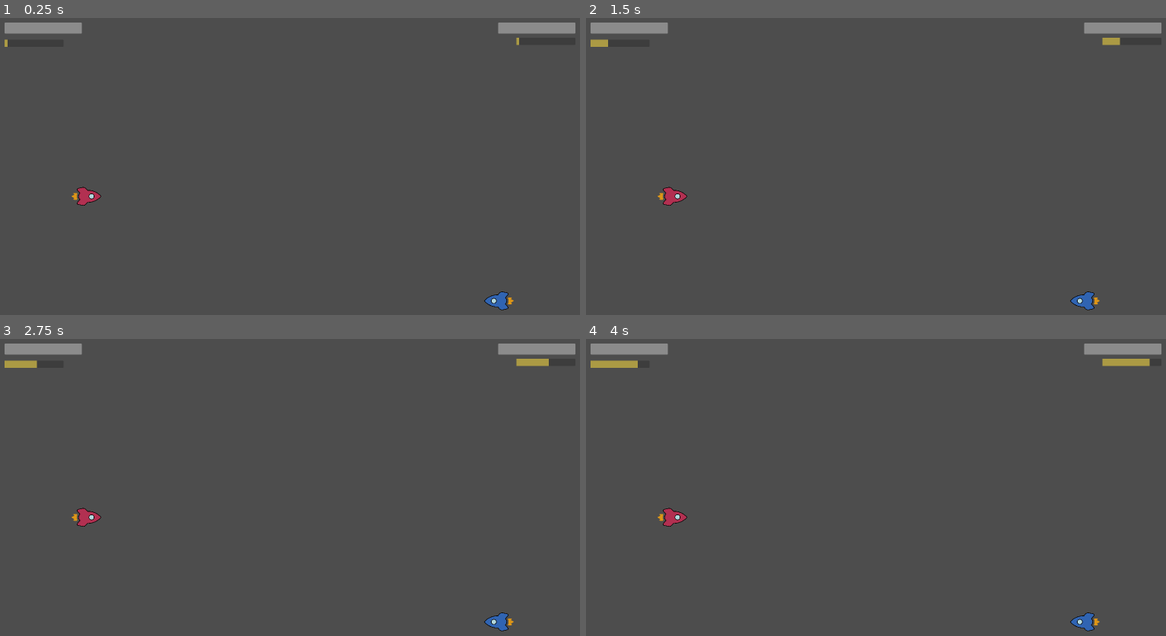
Above: before the commit, frames 1-4 (two rows, left to right).
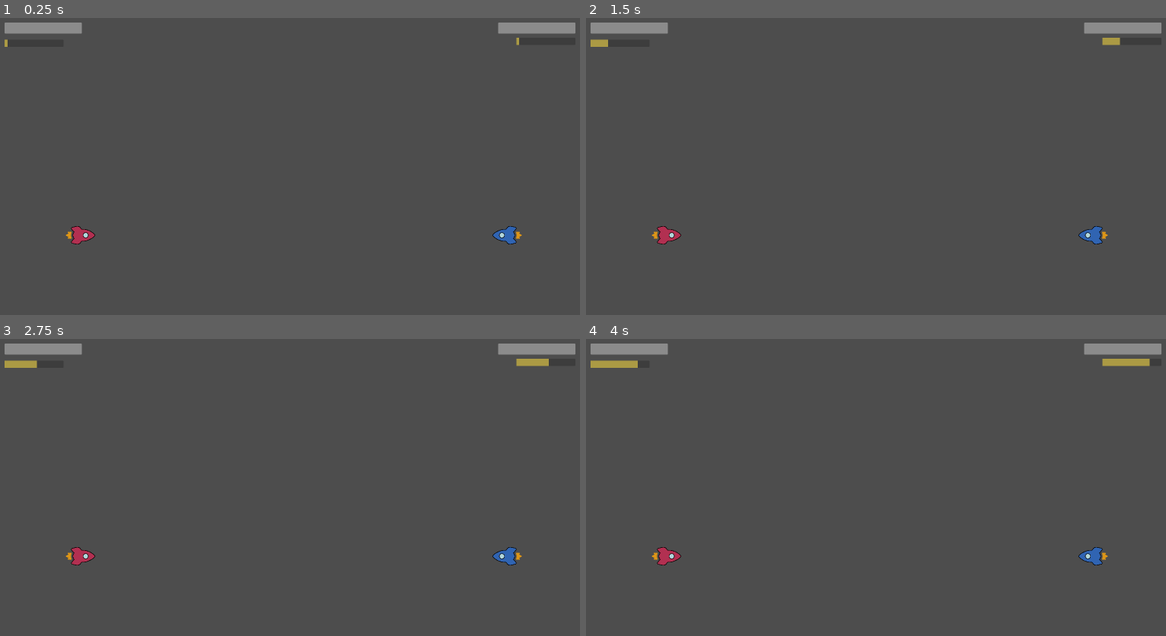
Above: after the commit, the same moments.

Repository: RajwolChapagain/Arcade-Game
Game: Godot game, scene res://main.tscn
The game is run twice, just before and just after one commit, with the same random seed, the same clock (stepped at 60 frames per second) and the same inputs. The engine's default icon, where the game draws it, is replaced by a stand-in: a white triangle on a blue panel in a dark square.
Inputs:
- Up to frame 1 (0.25 s): no input
- Up to frame 2 (1.5 s): tap Enter at 0.5 s; tap Space at 1.25 s
- Up to frame 3 (2.75 s): tap Enter at 2 s
- Up to frame 4 (4 s): tap Space at 2.75 s; tap Enter at 3.5 s

The runs differ from the first frame. In frame 1, 0.7% of the frame differs, in the area x 11-91%, y 56-99%; in frame 2, 0.7%; in frame 3, 0.7%; in frame 4, 0.7%.

Commit message:
Make bullets destroy each other and not collide with self

Diff:
--- a/bullet/bullet.gd
+++ b/bullet/bullet.gd
@@ -5,6 +5,7 @@
 
 var direction = transform.x
 var is_in_ring = false
+var owner_player = 1
 
 func _physics_process(delta):
 	var collision = move_and_collide(direction * SPEED * delta)
@@ -22,3 +23,6 @@
 		return
 
 	queue_free()
+
+func on_hit(damage):
+	queue_free()
--- a/bullet/bullet.tscn
+++ b/bullet/bullet.tscn
@@ -7,8 +7,8 @@
 radius = 16.0
 
 [node name="Bullet" type="CharacterBody2D" groups=["bullet"]]
-collision_layer = 2
-collision_mask = 2
+collision_layer = 0
+collision_mask = 0
 script = ExtResource("1_ni4nx")
 
 [node name="Sprite2D" type="Sprite2D" parent="."]
--- a/bullet/bullet_ring.gd
+++ b/bullet/bullet_ring.gd
@@ -16,10 +16,13 @@
 		child.is_in_ring = true
 		current_angle += angle
 
+func set_bullets_layer_mask(layer_mask):
+	for child in get_children():
+		child.set_collision_mask_value(layer_mask, true)
+
 func set_bullets_layer(layer):
 	for child in get_children():
-		child.set_collision_layer(layer)
-		child.set_collision_mask(layer)
+		child.set_collision_layer_value(layer, true)
 
 func _physics_process(delta):
 	rotation_degrees += angular_velocity * delta
--- a/main.gd
+++ b/main.gd
@@ -1,8 +1,8 @@
 extends Node2D
 
 func _ready():
-	$Ship.bullet_fired.connect(on_player_fired_bullet)
-	$Ship2.bullet_fired.connect(on_player_fired_bullet)
+	$Ship.bullet_fired.connect(on_player1_fired_bullet)
+	$Ship2.bullet_fired.connect(on_player2_fired_bullet)
 	$Ship.hit.connect(on_player1_hit)
 	$Ship2.hit.connect(on_player2_hit)
 	$Ship.hp_changed.connect(on_player1_hp_changed)
@@ -13,6 +13,7 @@
 	$Ship2.player_died.connect(on_player2_died)
 	$Ship.bullet_ring_activated.connect(on_player1_bullet_ring_activated)
 	$Ship2.bullet_ring_activated.connect(on_player2_bullet_ring_activated)
+	$Ship2.owner_player = 2
 
 	var offset = 80
 	$Spawner.set_path_points(Vector2(-2000 - offset, -1500 - offset), Vector2(2000 + offset, -1500 - offset), Vector2(2000 + offset, 1500 + offset), Vector2(-2000 - offset, 1500 + offset))
@@ -20,21 +21,31 @@
 	randomize()
 	var randX = randi_range(0, 100)
 	var randY = randi_range(-1000, 1000)
-	$Ship.position += Vector2(randX, randY)
+	#$Ship.position += Vector2(randX, randY)
 	randX = randi_range(0, -1000)
 	randY = randi_range(-1000, 1000)
-	$Ship2.position += Vector2(randX, randY)
+	#$Ship2.position += Vector2(randX, randY)
 
 func _physics_process(_delta):
 	update_bullet_ring_position()
 
-func on_player_fired_bullet(bullet_scene, direction, location, bullet_layer):
+func on_player1_fired_bullet(bullet_scene, direction, location, bullet_layer_mask, shared_bullet_layer):
 	var bullet = bullet_scene.instantiate()
 	bullet.global_position = location
+	bullet.set_direction(direction)
+	bullet.set_collision_layer_value(shared_bullet_layer, true)
+	bullet.set_collision_mask_value(bullet_layer_mask, true)
+	bullet.owner_player = 1
 	add_child(bullet)
+
+func on_player2_fired_bullet(bullet_scene, direction, location, bullet_layer_mask, shared_bullet_layer):
+	var bullet = bullet_scene.instantiate()
+	bullet.global_position = location
 	bullet.set_direction(direction)
-	bullet.set_collision_layer(bullet_layer)
-	bullet.set_collision_mask(bullet_layer)
+	bullet.set_collision_mask_value(bullet_layer_mask, true)
+	bullet.set_collision_mask_value(shared_bullet_layer, true)
+	bullet.owner_player = 2
+	add_child(bullet)
 
 func on_player1_hit(damage):
 	if get_node_or_null("Ship2") != null: #Can happen if bullet hits player after other player has died
@@ -56,20 +67,22 @@
 func on_player2_super_percentage_changed(new_super_percentage):
 	$HUD.update_p2_super_bar(new_super_percentage)
 
-func on_player1_bullet_ring_activated(bullet_ring_scene, bullet_layer):
+func on_player1_bullet_ring_activated(bullet_ring_scene, bullet_layer_mask, shared_bullet_layer):
 	var bullet_ring = bullet_ring_scene.instantiate()
 	bullet_ring.global_position = $Ship.global_position
-	bullet_ring.set_bullets_layer(bullet_layer)
+	bullet_ring.set_bullets_layer(shared_bullet_layer)
+	bullet_ring.set_bullets_layer_mask(bullet_layer_mask)
 	bullet_ring.owner_player = 1
 	bullet_ring.destroyed.connect($Ship.on_bullet_ring_destroyed)
 	bullet_ring.radius += 100 * $Ship.bullet_rings_owned
 	$Ship.bullet_rings_owned += 1
 	add_child(bullet_ring)
 
-func on_player2_bullet_ring_activated(bullet_ring_scene, bullet_layer):
+func on_player2_bullet_ring_activated(bullet_ring_scene, bullet_layer_mask, shared_bullet_layer):
 	var bullet_ring = bullet_ring_scene.instantiate()
 	bullet_ring.global_position = $Ship2.global_position
-	bullet_ring.set_bullets_layer(bullet_layer)
+	bullet_ring.set_bullets_layer_mask(bullet_layer_mask)
+	bullet_ring.set_bullets_layer_mask(shared_bullet_layer)
 	bullet_ring.owner_player = 2
 	bullet_ring.destroyed.connect($Ship2.on_bullet_ring_destroyed)
 	bullet_ring.radius += 100 * $Ship2.bullet_rings_owned
--- a/main.tscn
+++ b/main.tscn
@@ -26,7 +26,7 @@
 FIRE_STRING = "p2_fire"
 SUPER_STRING = "p2_super"
 SHIELD_STRING = "p2_shield"
-BULLET_LAYER = 1
+BULLET_LAYER_MASK = 1
 metadata/_edit_group_ = true
 
 [node name="Camera2D" type="Camera2D" parent="."]
--- a/powerups/powerup_component.gd
+++ b/powerups/powerup_component.gd
@@ -11,15 +11,9 @@
 	rotation_degrees += angular_velocity * delta
 
 func _on_body_entered(body):
-	if body.is_in_group("ship"):
-		if body.get_collision_layer_value(1):
+	if body.is_in_group("ship") or body.is_in_group("bullet"):
+		if body.owner_player == 1:
 			collected.emit(1, emitted_values)
 		else:
 			collected.emit(2, emitted_values)
 		queue_free()
-	elif body.is_in_group("bullet"):
-		if body.get_collision_layer_value(2):
-			collected.emit(1, emitted_values)
-		else:
-			collected.emit(2, emitted_values)
-		queue_free()
--- a/ship/ship.gd
+++ b/ship/ship.gd
@@ -19,8 +19,8 @@
 @export var FIRE_STRING = "p1_fire"
 @export var SUPER_STRING = "p1_super"
 @export var SHIELD_STRING = "p1_shield"
-@export var BULLET_LAYER = 2
 @export var SPEED_DECREASE_ON_FIRE = 250
+@export var BULLET_LAYER_MASK = 2
 @export var SUPER_DURATION = 1
 @export var SHIELD_DURATION = 2
 @export var TIME_TO_FILL_SUPER = 5
@@ -32,6 +32,8 @@
 		super_percentage = clamp(super_percentage, 0, 100)
 		super_percentage_changed.emit(super_percentage)
 
+const SHARED_BULLET_LAYER = 3
+
 var shield_button_is_pressed = false
 var fire_button_is_pressed = false
 var shield_is_active = false
@@ -40,13 +42,14 @@
 var dash_speed = dash_distance /  dash_time
 var is_dashing = false
 var bullet_rings_owned = 0
+var owner_player = 1
 
 var BULLET_SCENE = preload("res://bullet/bullet.tscn")
 var BULLET_RING_SCENE = preload("res://bullet/bullet_ring.tscn")
 var SUPER_SCENE = preload("res://ship/super.tscn")
 
-signal bullet_fired(bullet, direction, location, bullet_layer)
-signal bullet_ring_activated(BULLET_RING_SCENE, position, bullet_layer)
+signal bullet_fired(bullet, direction, location, bullet_layer_mask)
+signal bullet_ring_activated(BULLET_RING_SCENE, position, bullet_layer_mask)
 signal hit(damage)
 signal super_percentage_changed(new_super_percentage)
 signal hp_changed(new_hp)
@@ -72,13 +75,13 @@
 		if shield_button_is_pressed:
 			dash()
 		else:
-			bullet_fired.emit(BULLET_SCENE, transform.x, $BulletOrigin.global_position, BULLET_LAYER)
+			bullet_fired.emit(BULLET_SCENE, transform.x, $BulletOrigin.global_position, BULLET_LAYER_MASK, SHARED_BULLET_LAYER)
 
 	if event.is_action_pressed(SUPER_STRING) and super_percentage == 100:
 		super_percentage = 0
 		if shield_button_is_pressed:
 			if fire_button_is_pressed:
-				bullet_ring_activated.emit(BULLET_RING_SCENE, BULLET_LAYER)
+				bullet_ring_activated.emit(BULLET_RING_SCENE, BULLET_LAYER_MASK, SHARED_BULLET_LAYER)
 			else:
 				$ShieldTimer.start()
 				activate_shield()
@@ -88,8 +91,8 @@
 			$SuperTimer.start()
 			var super_instance = SUPER_SCENE.instantiate()
 			add_child(super_instance)
-			super_instance.collision_layer = BULLET_LAYER
-			super_instance.collision_mask = BULLET_LAYER
+			super_instance.collision_layer = BULLET_LAYER_MASK
+			super_instance.collision_mask = BULLET_LAYER_MASK
 
 func get_input(delta):
 	if is_dashing:
@@ -158,7 +161,7 @@
 
 func fire_stream_of_bullets():
 	for i in range(10):
-		bullet_fired.emit(BULLET_SCENE, transform.x, $BulletOrigin.global_position, BULLET_LAYER)
+		bullet_fired.emit(BULLET_SCENE, transform.x, $BulletOrigin.global_position, BULLET_LAYER_MASK, SHARED_BULLET_LAYER)
 		await get_tree().create_timer(0.05).timeout
 
 func on_bullet_ring_destroyed():
